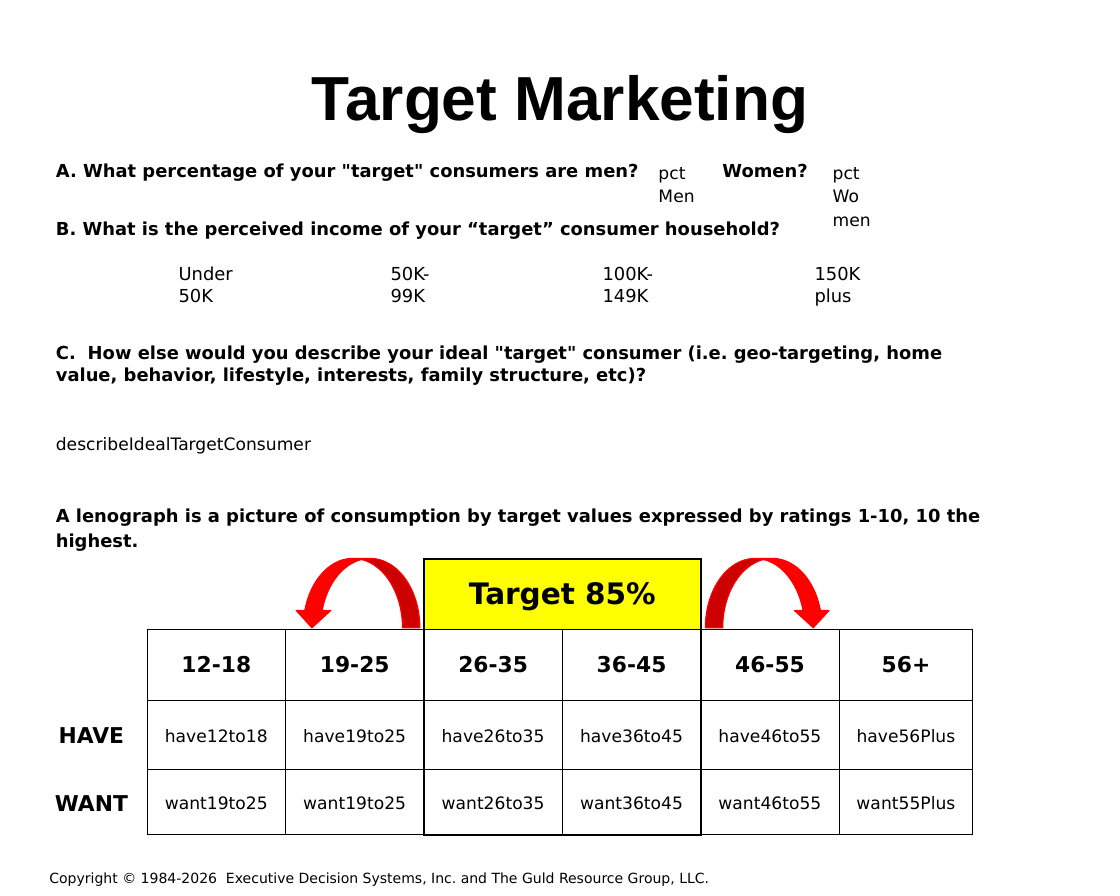
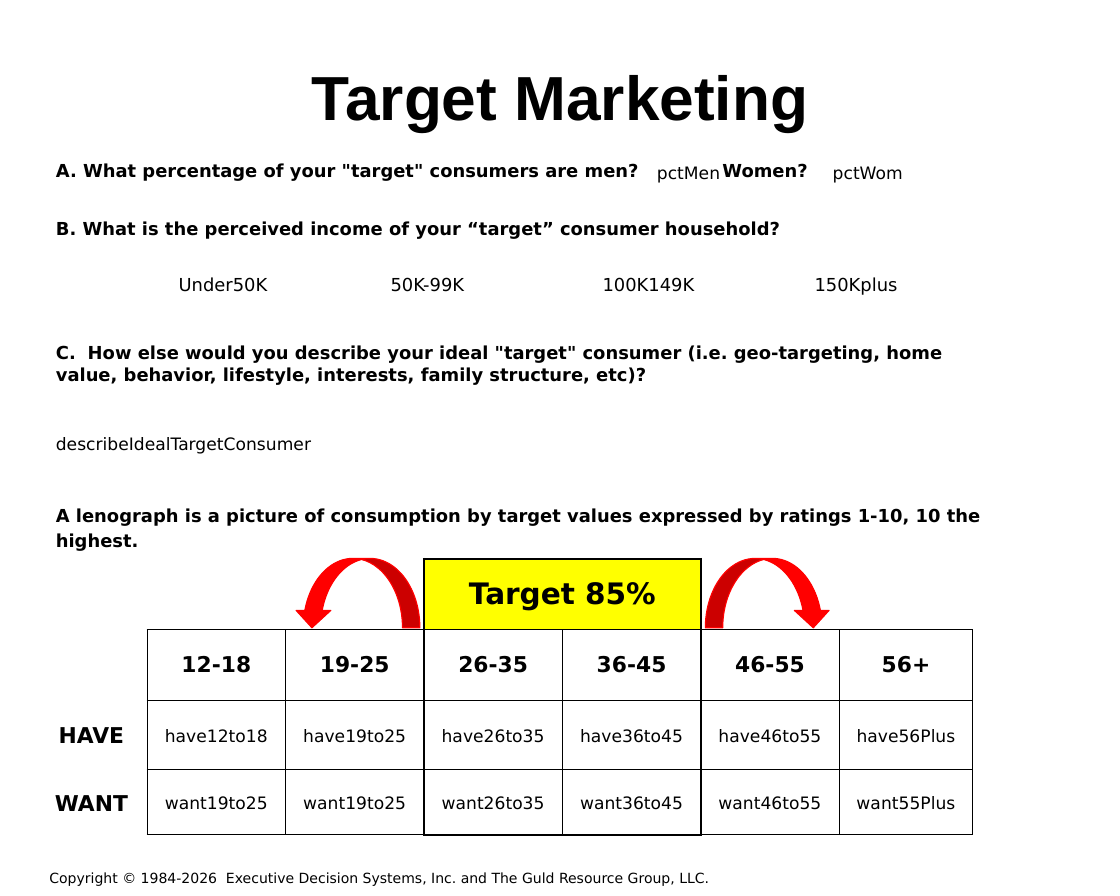
Before and after one commit to hintonandrew510/wizardfrontend, a slide deck: slide 6 of mavenprojectSCR/src/main/resources/powerpointtemplate/tv.pptx. Drawn at 1120x896 pixels with LibreOffice and Linux fonts; fonts in the diff are those of the drawing; background and template pictures are left out. Boxes give left, top, right and bottom in pixels: in the first picture for what was removed or moved away, otherwise in the second. Text is boxed around its words. In the diff, an @@ line names an element or a change of style, - is before the commit and + after.

```diff
--- a/mavenprojectSCR/src/main/resources/powerpointtemplate/tv.pptx
+++ b/mavenprojectSCR/src/main/resources/powerpointtemplate/tv.pptx
@@ text "pctMen" rewrapped from bbox=[647, 148, 711, 193] to bbox=[657, 166, 720, 183] @@
@@ text at bbox=[833, 166, 903, 183]: text changed @@
-pctWomen
+pctWom
@@ text at bbox=[179, 277, 268, 292]: spaces changed @@
-Under 50K
+Under50K
@@ text at bbox=[391, 277, 465, 292]: text changed @@
-50K-
-99K
+50K-99K
@@ text at bbox=[603, 277, 695, 292]: text changed @@
-100K-
-149K
+100K149K
@@ text at bbox=[815, 277, 898, 295]: spaces changed @@
-150K plus
+150Kplus
```
Also in this commit, not shown: 3 other slides changed, 1 other file.
